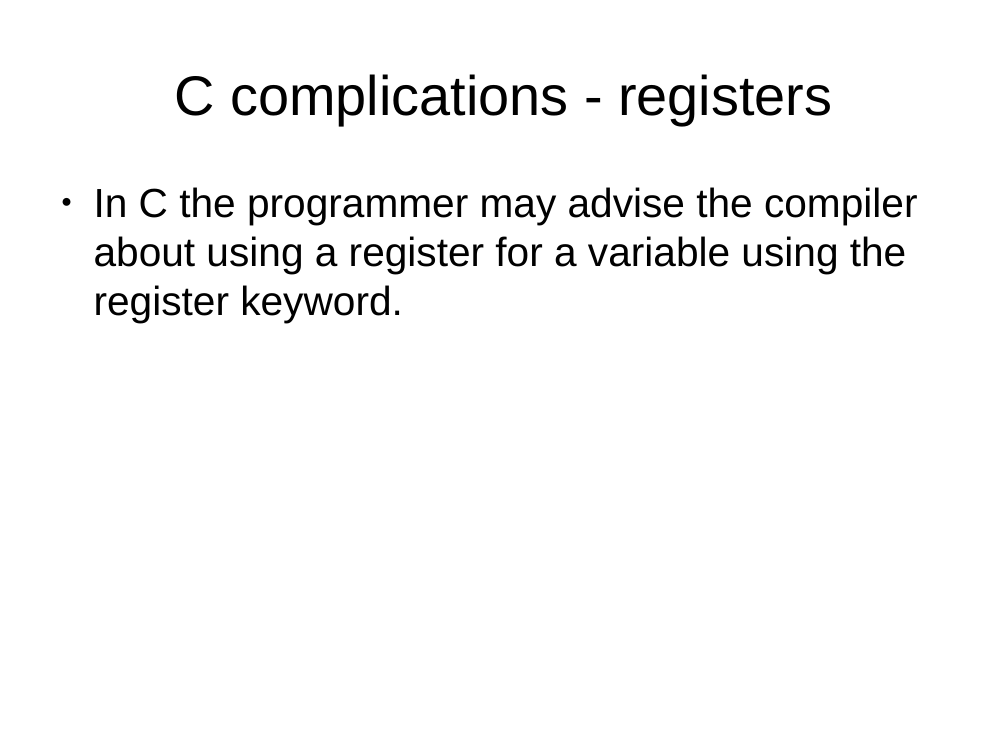
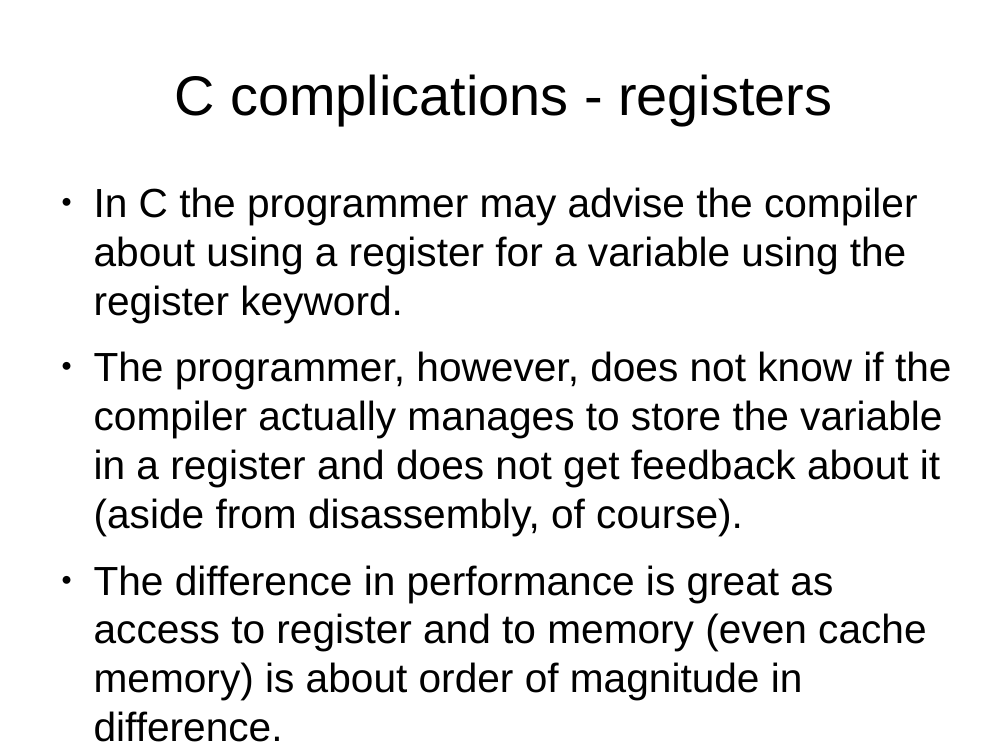
Before and after one commit to veltzer/demos-linux, a slide deck: slide 24 of multi_core/effective_cplusplus.odp (slide 22 before the commit). Drawn at 1008x756 pixels with LibreOffice and Linux fonts; fonts in the diff are those of the drawing. Boxes give left, top, right and bottom in pixels: in the first picture for what was removed or moved away, otherwise in the second. Text is boxed around its words. In the diff, an @@ line names an element or a change of style, - is before the commit and + after.

```diff
--- a/multi_core/effective_cplusplus.odp
+++ b/multi_core/effective_cplusplus.odp
@@ text at (94, 351, 951, 700): paragraphs added @@
+● The programmer, however, does not know if the compiler actually manages to store the variable in a register and does not get feedback about it (aside from disassembly, of course).
+● The difference in performance is great as access to register and to memory (even cache memory) is about order of magnitude in difference.
```
Also in this commit, not shown: 6 other slides changed, 31 slides added, 3 other files.
